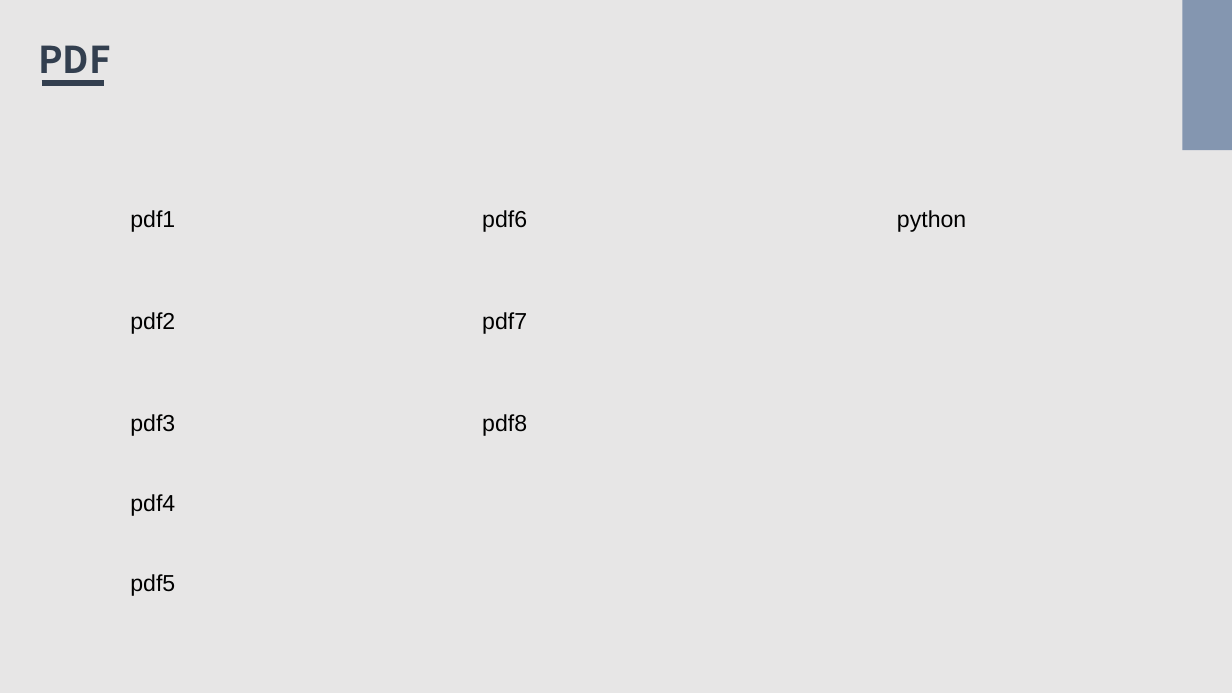
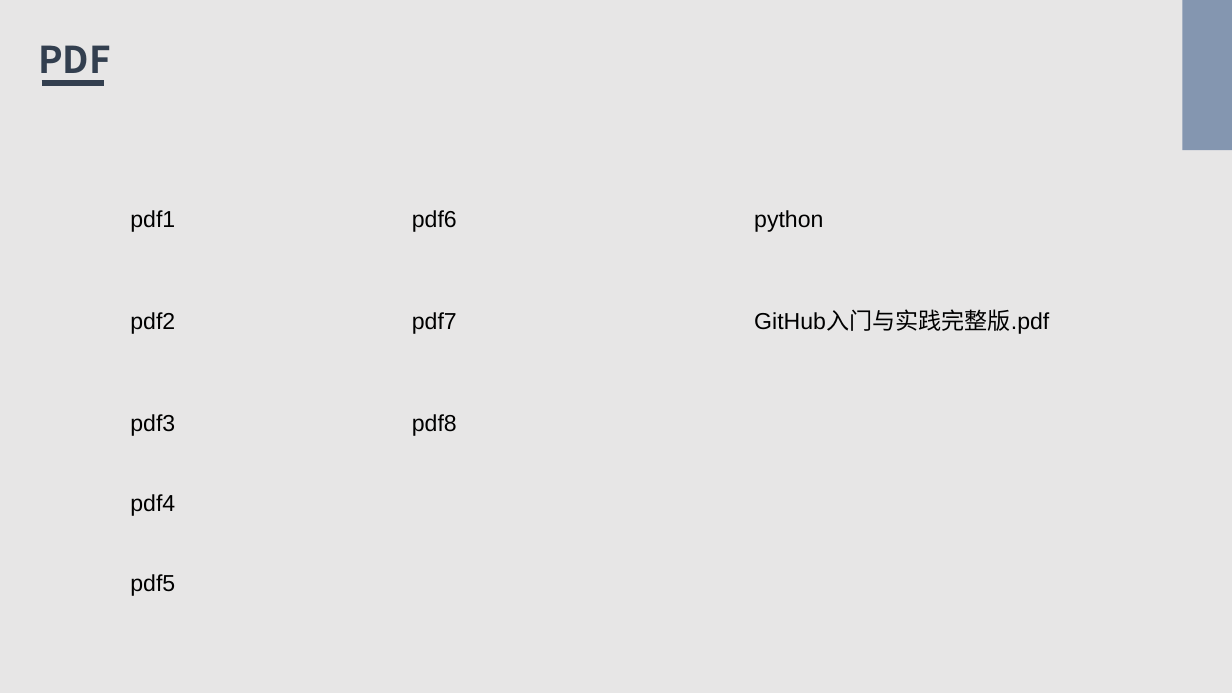
Before and after one commit to Bukehi/BukehiWeb, a slide deck: slide 4 of livefile/livepowerpoint.pptx. Drawn at 1232x693 pixels with LibreOffice and Linux fonts; fonts in the diff are those of the drawing. Boxes give left, top, right and bottom in pixels: in the first picture for what was removed or moved away, otherwise in the second. Text is boxed around its words. In the diff, an @@ line names an element or a change of style, - is before the commit and + after.

```diff
--- a/livefile/livepowerpoint.pptx
+++ b/livefile/livepowerpoint.pptx
@@ text "pdf6": place and size @@
-text "pdf6" at <box>482,210,527,232</box>
+text "pdf6" at <box>412,210,457,232</box>
@@ text "python": place and size @@
-text "python" at <box>897,210,966,232</box>
+text "python" at <box>754,210,823,232</box>
@@ text "pdf7": place and size @@
-text "pdf7" at <box>482,312,527,334</box>
+text "pdf7" at <box>412,312,457,334</box>
@@ text added at <box>754,311,1049,334</box>, 18 pt, text #000000 @@
+GitHub入门与实践完整版.pdf
@@ text "pdf8": place and size @@
-text "pdf8" at <box>482,414,527,436</box>
+text "pdf8" at <box>412,414,457,436</box>
```
Also in this commit, not shown: 1 other file.
